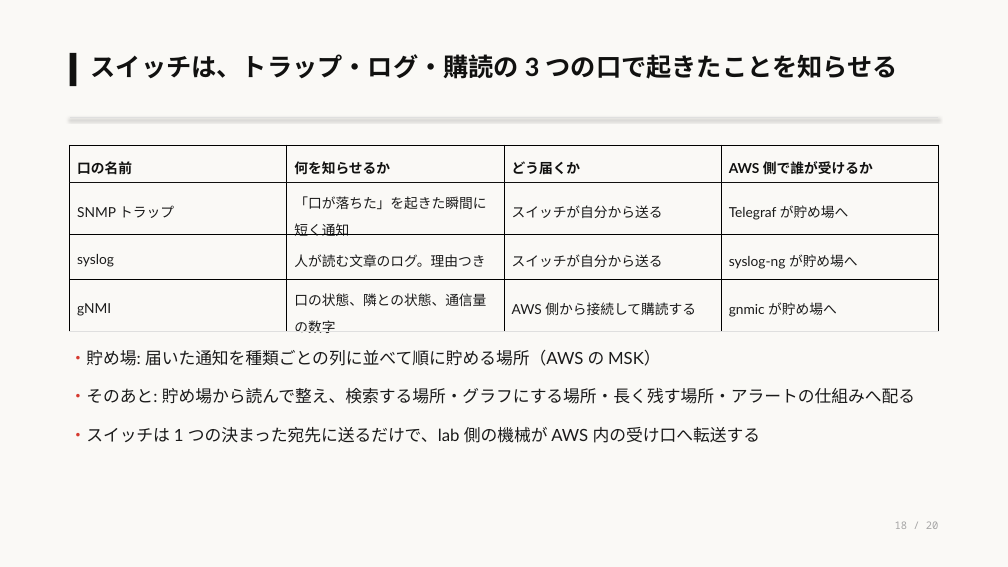
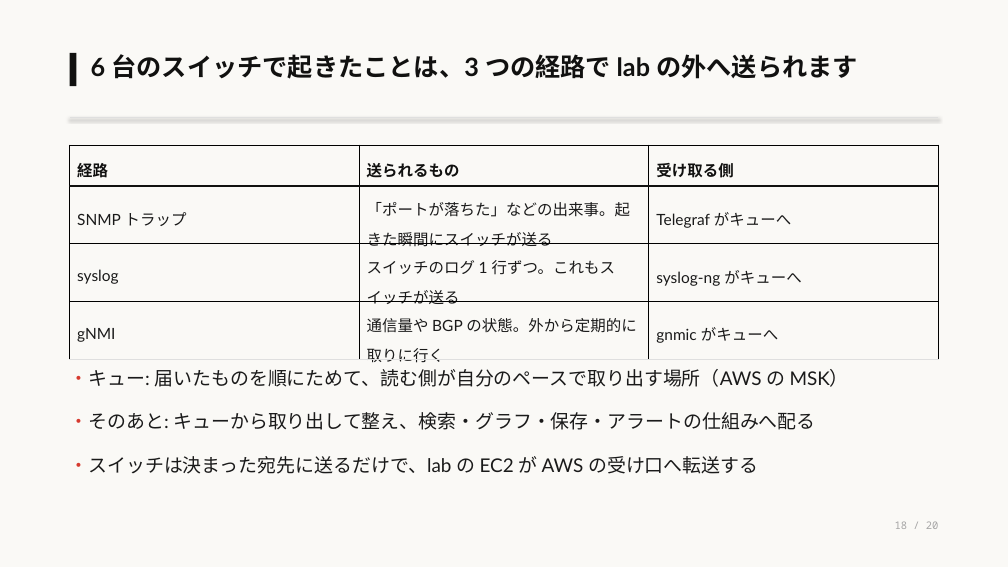
Before and after one commit to eddie-eights/nwc-poc, a slide deck: slide 18 of docs/lab-network-architecter.pptx. Drawn at 1008x567 pixels with LibreOffice and Linux fonts; fonts in the diff are those of the drawing. Boxes give left, top, right and bottom in pixels: in the first picture for what was removed or moved away, otherwise in the second. Text is boxed around its words. In the diff, an @@ line names an element or a change of style, - is before the commit and + after.

```diff
--- a/docs/lab-network-architecter.pptx
+++ b/docs/lab-network-architecter.pptx
@@ text at bbox=[91, 54, 858, 79]: text changed @@
-スイッチは、トラップ・ログ・購読の 3 つの口で起きたことを知らせる
+6 台のスイッチで起きたことは、3 つの経路で lab の外へ送られます
@@ table at bbox=[70, 145, 938, 367] @@
-column 1: 口の名前 | SNMP トラップ | syslog | gNMI
-column 2: 何を知らせるか | 「口が落ちた」を起きた瞬間に短く通知 | 人が読む文章のログ。理由つき | 口の状態、隣との状態、通信量の数字
-column 3: どう届くか | スイッチが自分から送る | スイッチが自分から送る | AWS 側から接続して購読する
-column 4: AWS 側で誰が受けるか | Telegraf が貯め場へ | syslog-ng が貯め場へ | gnmic が貯め場へ
+column 1: 経路 | SNMP トラップ | syslog | gNMI
+column 2: 送られるもの | 「ポートが落ちた」などの出来事。起きた瞬間にスイッチが送る | スイッチのログ 1 行ずつ。これもスイッチが送る | 通信量や BGP の状態。外から定期的に取りに行く
+column 3: 受け取る側 | Telegraf がキューへ | syslog-ng がキューへ | gnmic がキューへ
@@ text at bbox=[70, 369, 849, 474]: text changed; size 16 to 18 pt @@
-・貯め場: 届いた通知を種類ごとの列に並べて順に貯める場所（AWS の MSK）
-・そのあと: 貯め場から読んで整え、検索する場所・グラフにする場所・長く残す場所・アラートの仕組みへ配る
-・スイッチは 1 つの決まった宛先に送るだけで、lab 側の機械が AWS 内の受け口へ転送する
+・キュー: 届いたものを順にためて、読む側が自分のペースで取り出す場所（AWS の MSK）
+・そのあと: キューから取り出して整え、検索・グラフ・保存・アラートの仕組みへ配る
+・スイッチは決まった宛先に送るだけで、lab の EC2 が AWS の受け口へ転送する
```
Also in this commit, not shown: 19 other slides changed, 1 other file.
